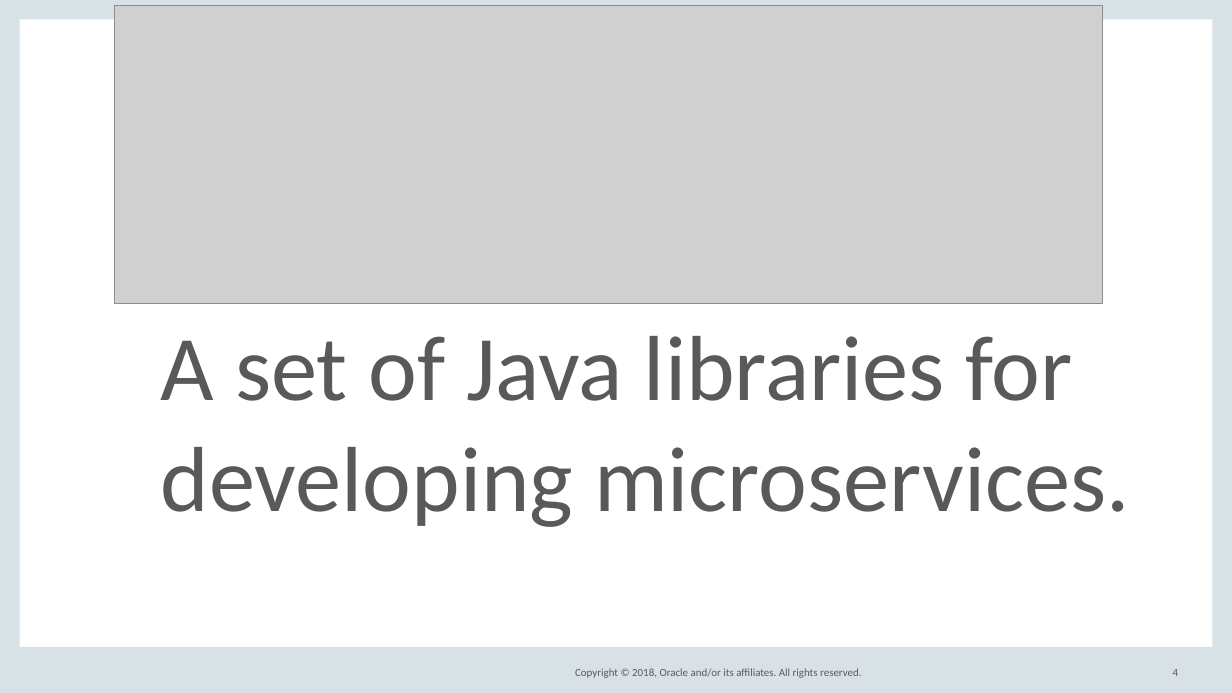
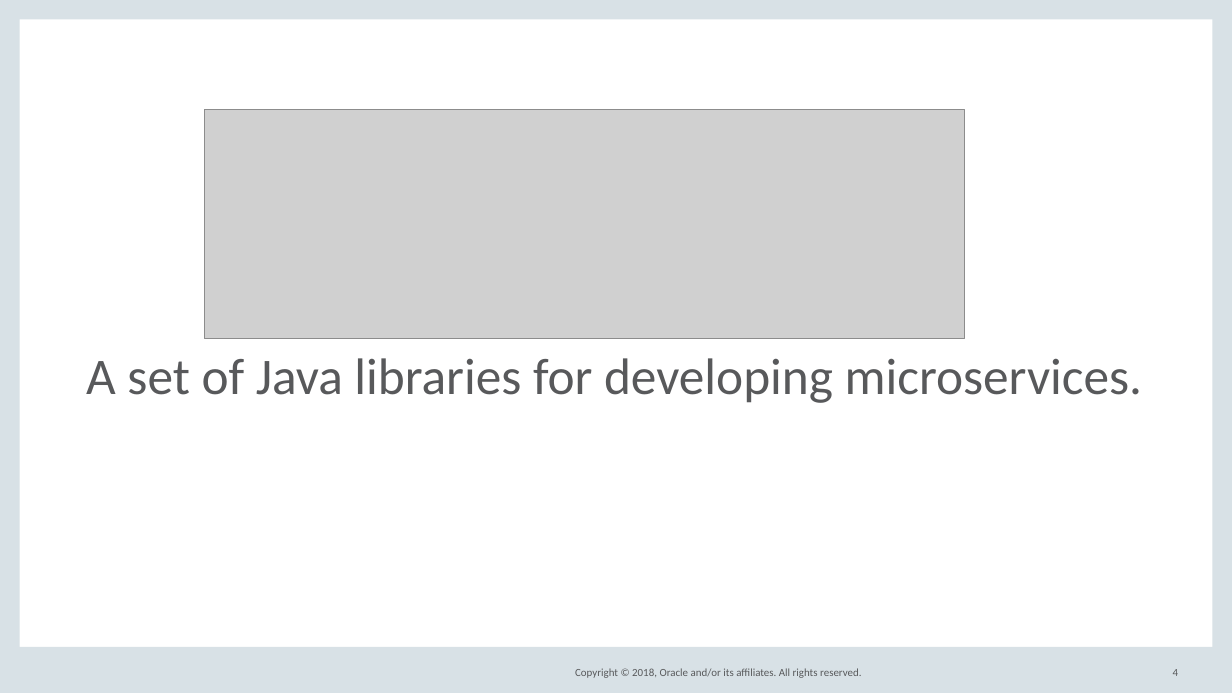
Before and after one commit to barchetta/codeone-2018, a slide deck: slide 4 of DEV5371_HelidonDeepDiveCodeOne2018.pptx. Drawn at 1232x693 pixels with LibreOffice and Linux fonts; fonts in the diff are those of the drawing; grey boxes stand for pictures; background and template pictures are left out. Boxes give left, top, right and bottom in pixels: in the first picture for what was removed or moved away, otherwise in the second. Text is boxed around its words. In the diff, an @@ line names an element or a change of style, - is before the commit and + after.

```diff
--- a/DEV5371_HelidonDeepDiveCodeOne2018.pptx
+++ b/DEV5371_HelidonDeepDiveCodeOne2018.pptx
@@ picture: place and size @@
-picture at (115,6,1103,303)
+picture at (204,110,964,339)
@@ text "A set of Java libraries ...": place and size @@
-text "A set of Java libraries ..." at (161,336,1130,527)
+text "A set of Java libraries ..." at (86,358,1142,403)
@@ text "A set of Java libraries ..." at (86,358,1142,403): size 72 to 40 pt @@
```
Also in this commit, not shown: 2 other slides changed, 2 slides added, 1 other file.
